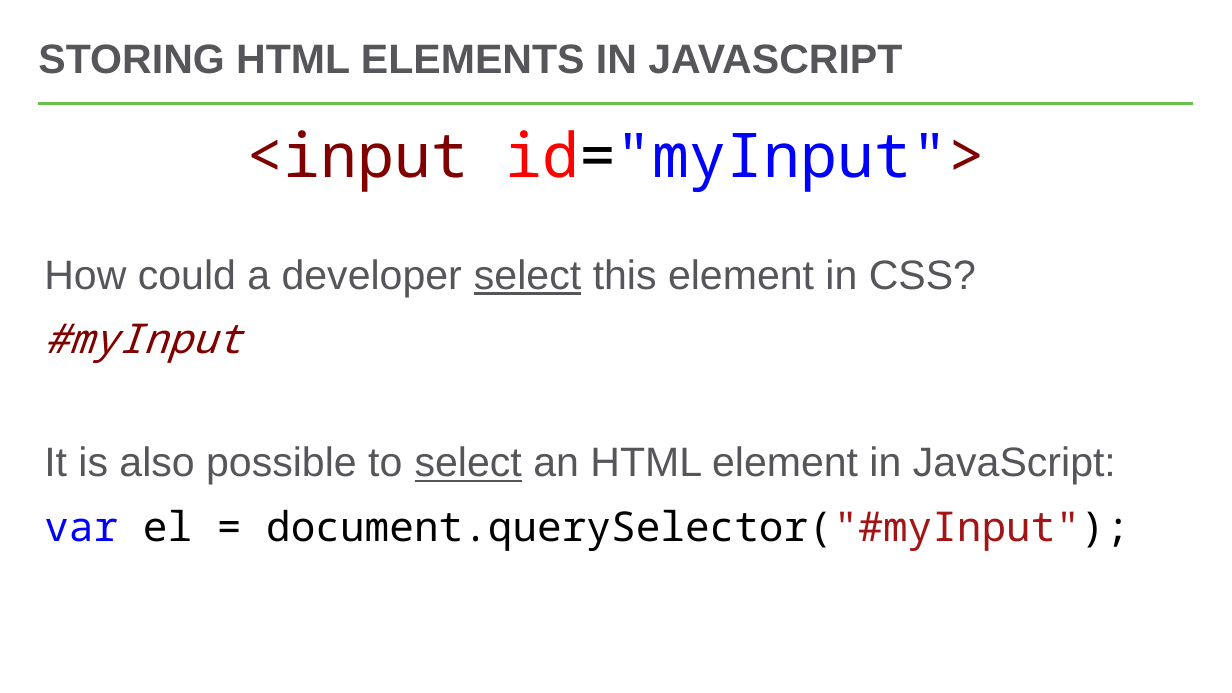
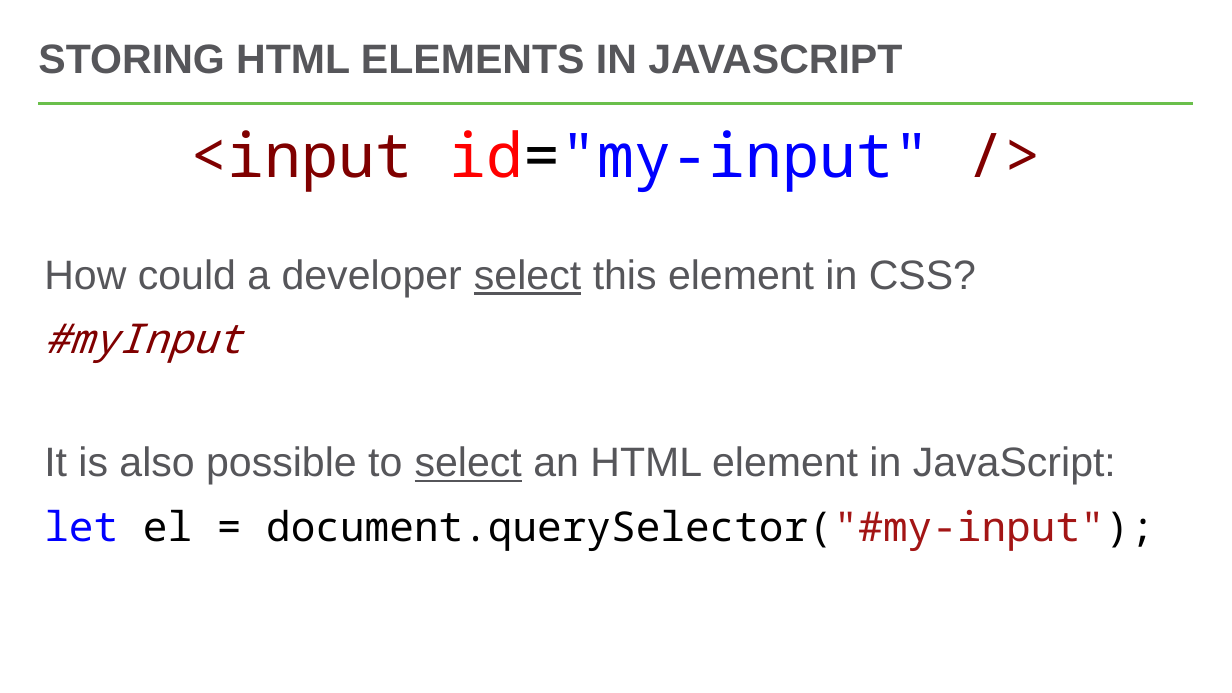
Before and after one commit to hytechclub/web-102, a slide deck: slide 7 of Week06/DomManipulationIntro.pptx. Drawn at 1232x693 pixels with LibreOffice and Linux fonts; fonts in the diff are those of the drawing. Boxes give left, top, right and bottom in pixels: in the first picture for what was removed or moved away, otherwise in the second. Text is boxed around its words. In the diff, an @@ line names an element or a change of style, - is before the commit and + after.

```diff
--- a/Week06/DomManipulationIntro.pptx
+++ b/Week06/DomManipulationIntro.pptx
@@ text at [191,130,930,192]: text changed @@
-<input id="myInput">
+<input id="my-input" />
@@ text at [44,509,1154,551]: text changed @@
-var el = document.querySelector("#myInput");
+let el = document.querySelector("#my-input");
```
Also in this commit, not shown: 5 other slides changed, 1 slide added, 4 other files.
